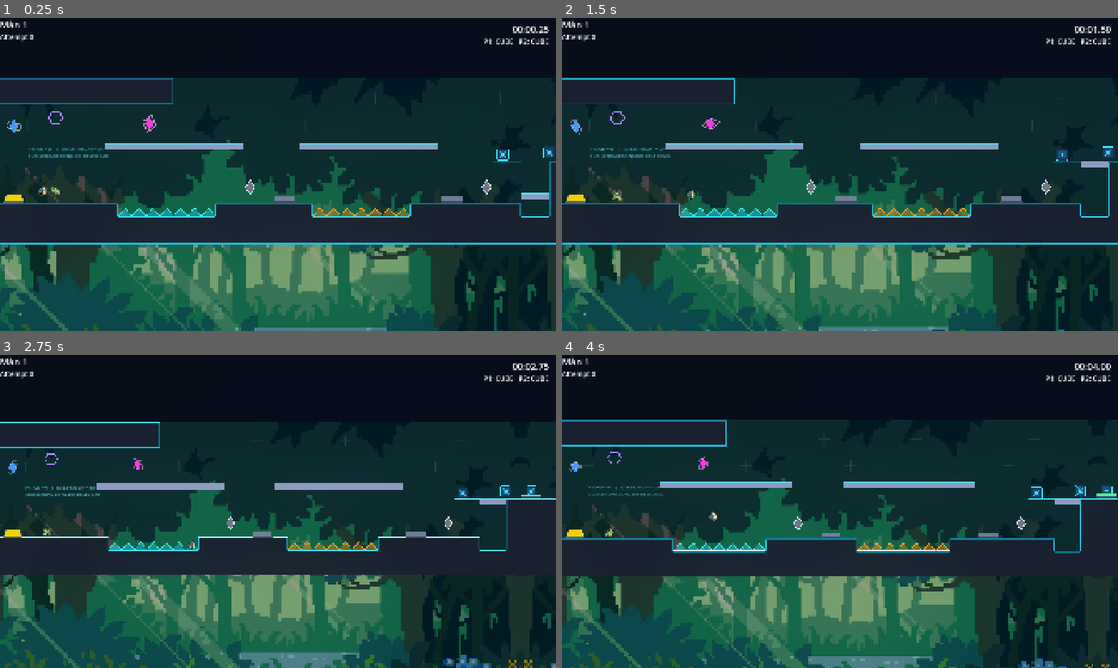
Above: before the commit, frames 1-4 (two rows, left to right).
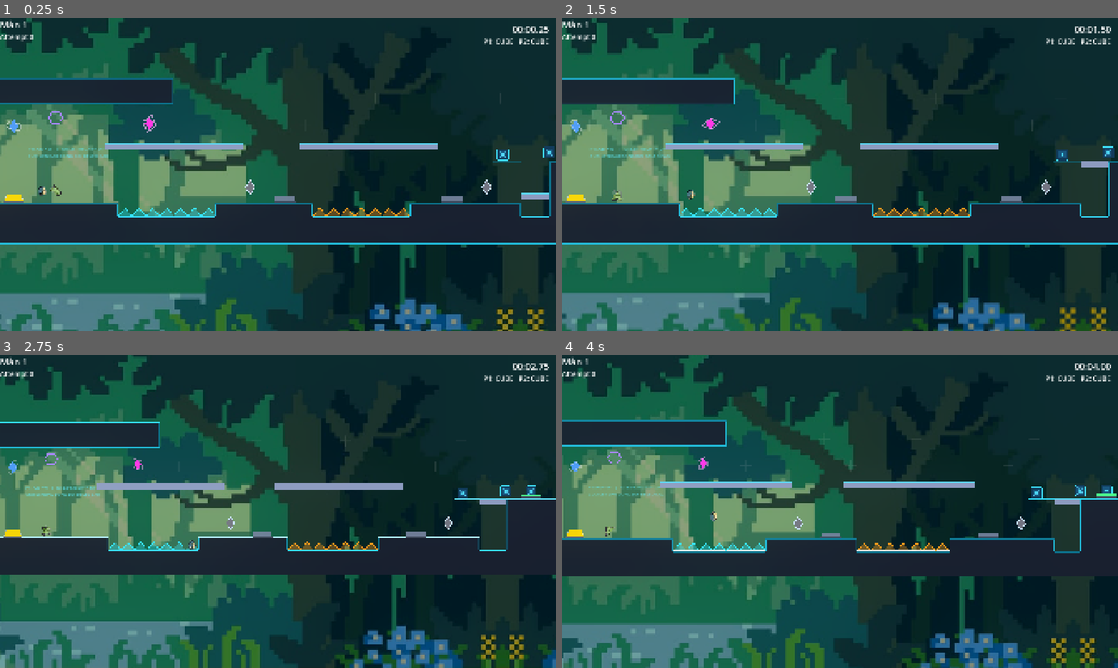
Above: after the commit, the same moments.

Repository: PhuocBuaChuoi/gdxv2
Game: Godot game, scene res://scenes/main/Main.tscn
Same seed, same stepped clock (60 frames per second), same inputs: the game is played once before the commit and once after it.
Inputs (mouse positions are in pixels of both pictures, inside the frame that each line leads up to):
- Up to frame 1 (0.25 s): no input
- Up to frame 2 (1.5 s): tap Enter at 0.5 s; move the mouse to (962, 158) at 0.52 s; hold D (p1_right) 0.53-1.25 s; tap S (p1_action) at 0.6 s; click (962, 158) at 0.67 s; tap W (p1_jump) at 0.77, 1.07 s; drag from (728, 190) to (890, 212) at 1.27 s
- Up to frame 3 (2.75 s): move the mouse to (333, 442) at 2.02 s; hold D (p1_right) from 2.03 s (still down); tap Left (p2_left) at 2.1 s
- Up to frame 4 (4 s): release D (p1_right) at 2.75 s; drag from (812, 574) to (706, 545) at 2.77 s; move the mouse to (1006, 558) at 3.52 s; hold A (p1_left) from 3.53 s (still down); tap S (p1_action) at 3.6 s; tap W (p1_jump) at 3.77 s

The runs differ from the first frame. In frame 1, 56% of the frame differs, in the area x 0-100%, y 0-100%; in frame 2, 56%; in frame 3, 58%; in frame 4, 58%.

Commit message:
feat(mechanics): bien khoi gai va dash block thanh modular lap ghep duoc, mo rong nen vo tan, duy tri huong dau nhan vat khi nhay

Diff:
--- a/characters/player.gd
+++ b/characters/player.gd
@@ -25,6 +25,8 @@
 @export var ceiling_y: float = -48.0
 @export var floor_kill_y: float = 720.0
 @export var enforce_vertical_bounds: bool = true
+## Luon duy tri dau nhan vat huong len tren (dung nguyen huong ban dau, khong lon vong khi nhay)
+@export var keep_upright_on_jump: bool = false
 var form: StringName = &"CUBE"
 var control_locked: bool = false
 var _last_push_targets: Array = [] # T6.09 - khoi dang day (de ngat luc khi roi)
@@ -428,7 +430,11 @@
 		return
 	_skin_visual.visible = (form == &"CUBE")
 	if form == &"CUBE":
-		_skin_visual.rotation = -visual_root.rotation
+		# Luon duy tri dau nhan vat huong len tren (giong het vi tri ban dau)
+		if gravity_direction > 0:
+			_skin_visual.global_rotation = 0.0
+		else:
+			_skin_visual.global_rotation = PI
 	else:
 		_skin_visual.rotation = 0.0
 	_update_visual()
--- a/components/breakable_dash_block.gd
+++ b/components/breakable_dash_block.gd
@@ -6,12 +6,52 @@
 
 signal shattered()
 
+## Kich thuoc khoi theo don vi o luoi 48px (mac dinh 1x3 o = 48x144 px)
+@export var block_size: Vector2i = Vector2i(1, 3):
+	set(value):
+		block_size = Vector2i(maxi(1, value.x), maxi(1, value.y))
+		_rebuild_geometry()
+
 @onready var _detector: Area2D = $DashDetector
 var _shattered: bool = false
 
 
 func _ready() -> void:
 	_detector.body_entered.connect(_on_body_entered)
+	_rebuild_geometry()
+
+
+func snap_to_grid(grid_size: float = 48.0) -> void:
+	position = (position / grid_size).round() * grid_size
+
+
+func _rebuild_geometry() -> void:
+	var total_w := float(block_size.x) * 48.0
+	var total_h := float(block_size.y) * 48.0
+	var half_w := total_w * 0.5
+	var half_h := total_h * 0.5
+
+	var col_shape := get_node_or_null("CollisionShape2D") as CollisionShape2D
+	if col_shape != null and col_shape.shape is RectangleShape2D:
+		if not col_shape.shape.resource_local_to_scene:
+			col_shape.shape = col_shape.shape.duplicate()
+		(col_shape.shape as RectangleShape2D).size = Vector2(total_w, total_h)
+
+	var wall := get_node_or_null("Wall") as Polygon2D
+	if wall != null:
+		wall.polygon = PackedVector2Array([
+			Vector2(-half_w, -half_h),
+			Vector2(half_w, -half_h),
+			Vector2(half_w, half_h),
+			Vector2(-half_w, half_h)
+		])
+
+	var detector := get_node_or_null("DashDetector") as Area2D
+	var det_shape := detector.get_node_or_null("CollisionShape2D") as CollisionShape2D if detector else null
+	if det_shape != null and det_shape.shape is RectangleShape2D:
+		if not det_shape.shape.resource_local_to_scene:
+			det_shape.shape = det_shape.shape.duplicate()
+		(det_shape.shape as RectangleShape2D).size = Vector2(total_w + 12.0, total_h + 12.0)
 
 
 func is_dashing_body(body: Node2D) -> bool:
--- a/components/spike_hazard.gd
+++ b/components/spike_hazard.gd
@@ -16,6 +16,12 @@
 		tile_count = maxi(1, value)
 		_rebuild_geometry()
 
+## Huong lap ghep: UP (san), DOWN (tran), LEFT (tuong phai), RIGHT (tuong trai)
+@export_enum("UP", "DOWN", "LEFT", "RIGHT") var orientation: int = 0:
+	set(value):
+		orientation = value
+		_apply_orientation()
+
 const HAZARD_LAYERS := {0: 4, 1: 5, 2: 6}
 const HAZARD_COLORS := {
 	0: Color(1, 0.3, 0.3, 0.95),
@@ -27,6 +33,20 @@
 func _ready() -> void:
 	_rebuild_geometry()
 	_apply_layer_and_color()
+	_apply_orientation()
+
+
+func _apply_orientation() -> void:
+	match orientation:
+		0: rotation = 0.0          # UP (san)
+		1: rotation = PI           # DOWN (tran)
+		2: rotation = -PI * 0.5    # LEFT (tuong phai dam sang trai)
+		3: rotation = PI * 0.5     # RIGHT (tuong trai dam sang phai)
+
+
+func snap_to_grid(grid_size: float = 48.0) -> void:
+	"""Tu dong can chinh vi tri bat dinh vao luoi 48px de de lap ghep."""
+	position = (position / grid_size).round() * grid_size
 
 
 func _rebuild_geometry() -> void:
@@ -34,6 +54,7 @@
 	var half_w := total_width * 0.5
 	var base_y := 12.0
 	var tip_y := -16.0
+	var socket_y := 24.0 # Day de lap ghep
 
 	var pts := PackedVector2Array()
 	pts.append(Vector2(-half_w, base_y))
@@ -56,6 +77,16 @@
 	if base_line != null:
 		base_line.points = PackedVector2Array([Vector2(-half_w, base_y), Vector2(half_w, base_y)])
 
+	# Chan de modular de lap ghep khop noi voi mat dat hoac khoi khac
+	var base_block := get_node_or_null("BaseBlock") as Polygon2D
+	if base_block != null:
+		base_block.polygon = PackedVector2Array([
+			Vector2(-half_w, base_y),
+			Vector2(half_w, base_y),
+			Vector2(half_w, socket_y),
+			Vector2(-half_w, socket_y)
+		])
+
 	var col_shape := get_node_or_null("CollisionShape2D") as CollisionShape2D
 	if col_shape != null:
 		if col_shape.shape is RectangleShape2D:
--- a/components/spike_hazard.tscn
+++ b/components/spike_hazard.tscn
@@ -18,6 +18,11 @@
 polygon = PackedVector2Array(-48, 12, -24, -16, 0, 12, 0, 12, 24, -16, 48, 12)
 color = Color(1, 0.3, 0.3, 0.35)
 
+[node name="BaseBlock" type="Polygon2D" parent="."]
+polygon = PackedVector2Array(-48, 12, 48, 12, 48, 24, -48, 24)
+color = Color(0.18, 0.2, 0.25, 0.8)
+z_index = -1
+
 [node name="SpikeOutline" type="Line2D" parent="."]
 points = PackedVector2Array(-48, 12, -24, -16, 0, 12, 0, 12, 24, -16, 48, 12)
 width = 3.0
--- a/levels/level_controller.gd
+++ b/levels/level_controller.gd
@@ -48,6 +48,8 @@
 	_position_players()
 	player_one.switch_form(start_form_p1)
 	player_two.switch_form(start_form_p2)
+	player_one.keep_upright_on_jump = true
+	player_two.keep_upright_on_jump = true
 	respawn_coordinator.register_players(player_one, player_two)
 	respawn_coordinator.level_reset_to_checkpoint.connect(_on_level_reset_to_checkpoint)
 	respawn_coordinator.attempt_changed.connect(_on_attempt_changed)
--- a/levels/stage_background.gd
+++ b/levels/stage_background.gd
@@ -42,11 +42,12 @@
 	_sprite.texture = tex
 	var vw: float = float(ProjectSettings.get_setting("display/window/size/viewport_width", 1920))
 	var vh: float = float(ProjectSettings.get_setting("display/window/size/viewport_height", 1080))
-	# Phu full man hinh (scale vua khit viewport de art net; parallax doc
-	# khoa theo camera nen khong bao gio ho top/bottom).
-	var s: float = maxf(vw / tex.get_width(), vh / tex.get_height())
+	# Phu cuc lon cho moi man: phong to 1.8x de phu vuot ca tran va vuc sau, khong bao gio lo vien den
+	var s: float = maxf(vw / tex.get_width(), vh / tex.get_height()) * 1.8
 	_sprite.scale = Vector2(s, s)
+	_sprite.position = Vector2(0.0, 360.0)
 	_sprite.modulate = Color(dim, dim, dim)
+	_layer.motion_scale = Vector2(0.12, 0.04)
 	_layer.motion_mirroring = Vector2(tex.get_width() * s, 0.0)
 	var span: float = tex.get_width() * s
 	# Ban lat guong dat canh ban goc -> hai mep anh trung khop tung pixel,
@@ -56,7 +57,9 @@
 	_mirror.scale = Vector2(-s, s)
 	_mirror.position = _sprite.position + Vector2(span, 0.0)
 	_mirror.modulate = _sprite.modulate
+	scroll_scale = Vector2(0.12, 0.04)
 	repeat_size = Vector2(span * 2.0, 0.0)
+	repeat_times = 16
 
 
 func _ensure_mirror() -> void:
--- a/scripts/cube_state.gd
+++ b/scripts/cube_state.gd
@@ -39,12 +39,18 @@
 		player._coyote_timer = 0.0
 
 	# Xoay theo hướng ĐANG di chuyển (kể cả quán tính), không theo phím:
-	# cube 360°/jump, GD-style. ROTATION_SPEED là độ/giây nên phải đổi radian.
+	# Nếu nhân vật có skin hoặc bật keep_upright_on_jump: luôn giữ đầu hướng lên trên (0.0 rad).
 	if not player.is_on_floor():
-		var spin_dir: float = 1.0 if player.velocity.x >= 0.0 else -1.0
-		player.visual_root.rotation += deg_to_rad(ROTATION_SPEED) * spin_dir * delta
+		if player.keep_upright_on_jump or player.skin != "NONE":
+			player.visual_root.rotation = 0.0
+		else:
+			var spin_dir: float = 1.0 if player.velocity.x >= 0.0 else -1.0
+			player.visual_root.rotation += deg_to_rad(ROTATION_SPEED) * spin_dir * delta
 	else:
-		snap_landing_rotation(delta)
+		if player.keep_upright_on_jump or player.skin != "NONE":
+			player.visual_root.rotation = 0.0
+		else:
+			snap_landing_rotation(delta)
 
 
 ## Tiếp đất: bắt visual về bội số 90° gần nhất (SNAP_SPEED °/s, ~0.07s cho 60°).
--- a/tests/test_phase4_state_machine.gd
+++ b/tests/test_phase4_state_machine.gd
@@ -284,3 +284,17 @@
 
 	host_root.remove_child(player)
 	player.free()
+
+
+func test_cube_keep_upright_on_jump() -> void:
+	var player := (load("res://characters/player.tscn") as PackedScene).instantiate() as GdxPlayer
+	host_root.add_child(player)
+	player.global_position = Vector2(0, -500)
+	player.velocity = Vector2(120, 0)
+	player.keep_upright_on_jump = true
+	var cube := player.current_state as CubeState
+	player.visual_root.rotation = 0.0
+	cube.physics_update(1.0 / 60.0)
+	assert_eq(player.visual_root.rotation, 0.0, "Cube giu nguyen goc 0.0 khi keep_upright_on_jump bat")
+	host_root.remove_child(player)
+	player.free()
--- a/tests/test_phase6_tools.gd
+++ b/tests/test_phase6_tools.gd
@@ -383,3 +383,23 @@
 	_despawn(btn)
 	_despawn(pad)
 	_despawn(orb)
+
+
+func test_modular_spike_and_blocks() -> void:
+	var spike := _spawn("res://components/spike_hazard.tscn") as SpikeHazard
+	spike.tile_count = 3
+	spike.orientation = 1 # DOWN (tran)
+	assert_near(spike.rotation, PI, 0.001, "spike quay tran")
+	spike.position = Vector2(49.2, 95.8)
+	spike.snap_to_grid(48.0)
+	assert_eq(spike.position, Vector2(48.0, 96.0), "spike snap vao luoi 48px")
+	assert_true(spike.get_node_or_null("BaseBlock") != null, "spike co BaseBlock modular")
+	_despawn(spike)
+
+	var block := _spawn("res://components/breakable_dash_block.tscn") as BreakableDashBlock
+	block.block_size = Vector2i(2, 4)
+	assert_eq(block.block_size, Vector2i(2, 4), "dash block ho tro block_size tuy bien")
+	block.position = Vector2(100.0, 140.0)
+	block.snap_to_grid(48.0)
+	assert_eq(block.position, Vector2(96.0, 144.0), "dash block snap vao luoi 48px")
+	_despawn(block)
